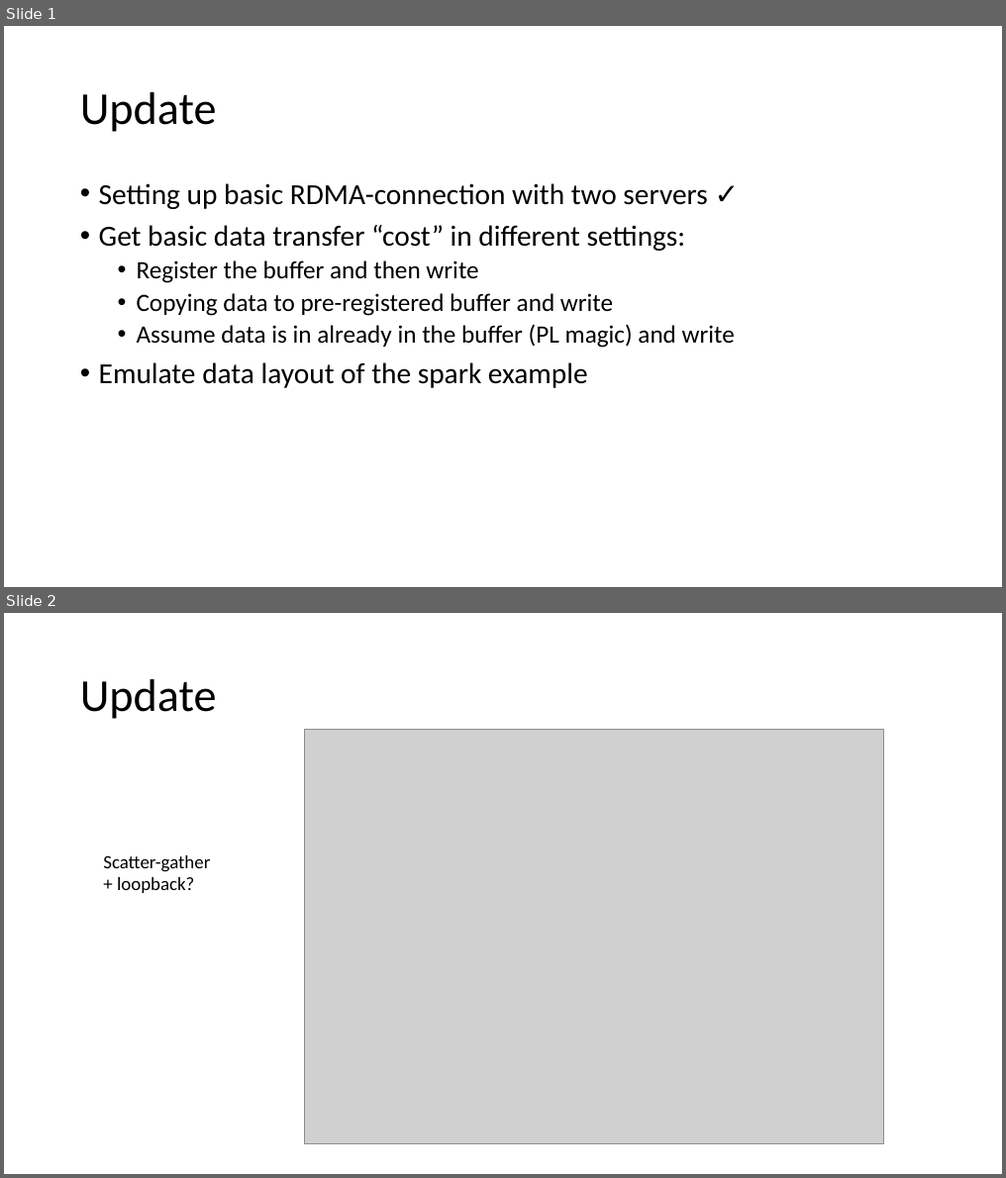
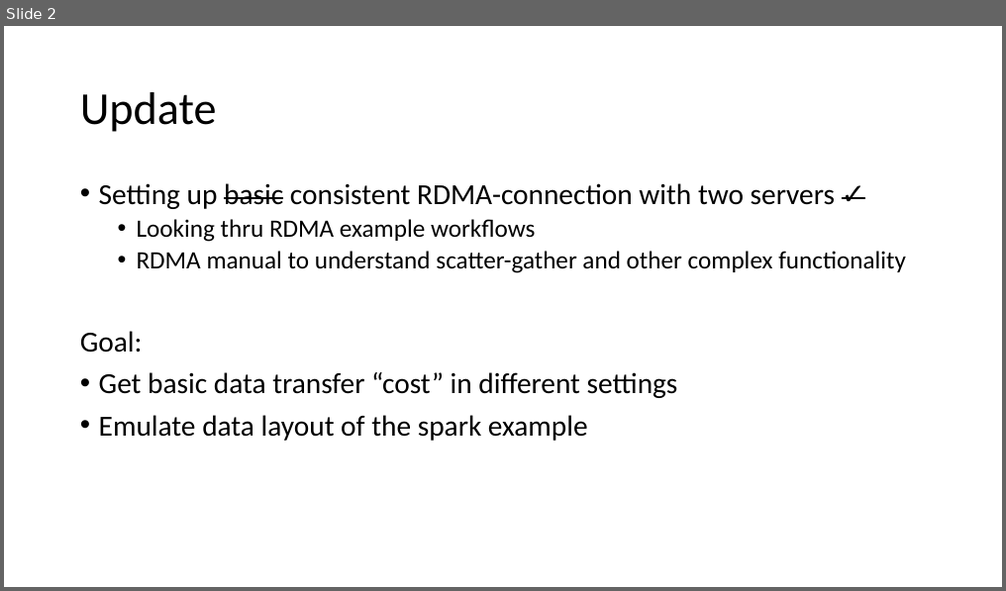
Before and after one commit to anilkyelam/spark-nic, a slide deck: slides/Anil-2020-12-07.pptx. Shown one above the other, each under a label of ours: slides 1 and 2 before the commit, slide 2 after it. The pictures are 1006x1178 and 1006x591 pixels, drawn with LibreOffice and Linux fonts; fonts in the diff are those of the drawing; grey boxes stand for pictures. Boxes give left, top, right and bottom in pixels: in the first picture for what was removed or moved away, otherwise in the second. Text is boxed around its words. In the diff, an @@ line names an element or a change of style, - is before the commit and + after.

```diff
--- a/slides/Anil-2020-12-07.pptx
+++ b/slides/Anil-2020-12-07.pptx
@@ slide 2 removed at bbox=[4, 613, 1002, 1174], background #FFFFFF @@
@@ title removed at bbox=[80, 679, 217, 719] @@
-Update
@@ picture removed at bbox=[305, 729, 884, 1145] @@
@@ text removed at bbox=[103, 856, 210, 893] @@
-Scatter-gather
-+ loopback?
@@ what was slide 1 is now slide 2 @@
@@ slide 2 changed as well @@
@@ text at bbox=[80, 183, 906, 398]: text changed; size 24 to 28 pt @@
-• Setting up basic RDMA-connection with two servers ✓
-• Get basic data transfer “cost” in different settings:
-  • Register the buffer and then write
-  • Copying data to pre-registered buffer and write
-  • Assume data is in already in the buffer (PL magic) and write
+• Setting up basic consistent RDMA-connection with two servers ✓
+  • Looking thru RDMA example workflows
+  • RDMA manual to understand scatter-gather and other complex functionality
+Goal:
+• Get basic data transfer “cost” in different settings
```
Also in this commit, not shown: 2 slides added, 1 other file.
